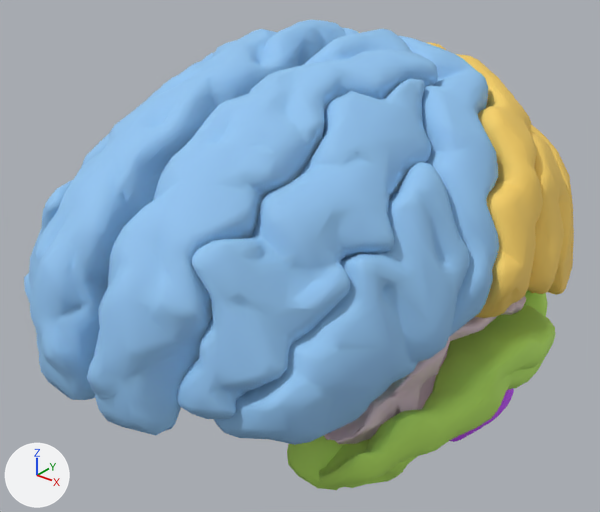
An edit to the glTF model data/fleet/biomed/brain.glb, drawn before and after from the same camera.
Camera for both pictures: a camera (50 mm lens) standing at (0.1393, -0.2609, 1.674) and looking at (-0.0075, -0.0774, 1.5603). Arrows for +X, +Y and +Z are at lower left; the lights stay in place. The older version comes first.

Script lines for the objects in view, before the commit:
```python
ob_cerebrum_other = bpy.data.objects.new('cerebrum_other', me_mesh_27)
ob_cerebrum_other.location = (0.0, 0.0, 0.0)
ob_frontal_lobe_l = bpy.data.objects.new('frontal_lobe.L', me_mesh_13)
ob_frontal_lobe_l.location = (0.0, 0.0, 0.0)
ob_frontal_lobe_r = bpy.data.objects.new('frontal_lobe.R', me_mesh_14)
ob_frontal_lobe_r.location = (0.0, 0.0, 0.0)
ob_parietal_lobe_l = bpy.data.objects.new('parietal_lobe.L', me_mesh_15)
ob_parietal_lobe_l.location = (0.0, 0.0, 0.0)
ob_temporal_lobe_l = bpy.data.objects.new('temporal_lobe.L', me_mesh_17)
ob_temporal_lobe_l.location = (0.0, 0.0, 0.0)
```
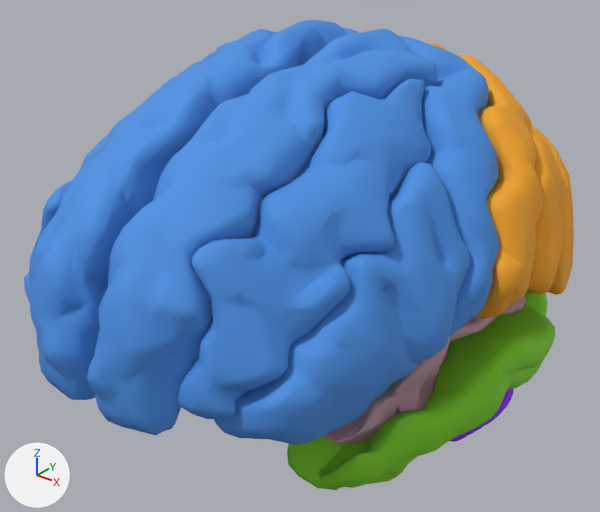
Changed parts and their boxes (x1, y1, x2, y2) in the pictures (600 x 512 px):
'frontal_lobe.L', recoloured (darker): (87, 29, 499, 445) in both
'frontal_lobe.R', recoloured (darker): (24, 20, 359, 400) in both
'temporal_lobe.L', recoloured (darker): (287, 290, 555, 490) in both
'parietal_lobe.L', recoloured (yellow to orange): (428, 42, 574, 318) in both

The edits, one by one:
Material 'Material_13' (mat_material_13) changes colour from blue #93c6f2 to blue #4a90e2; in linear values from (0.29, 0.565, 0.886) to (0.0685, 0.279, 0.761).
Material 'Material_14' (mat_material_14) changes colour from blue #93c6f2 to blue #4a90e2; in linear values from (0.29, 0.565, 0.886) to (0.0685, 0.279, 0.761).
Material 'Material_15' (mat_material_15) changes colour from yellow #fbd367 to orange #f5a623; in linear values from (0.961, 0.651, 0.137) to (0.913, 0.381, 0.0168).
Material 'Material_17' (mat_material_17) changes colour from green #bbeb65 to green #7ed321; in linear values from (0.494, 0.827, 0.129) to (0.209, 0.651, 0.0152).
